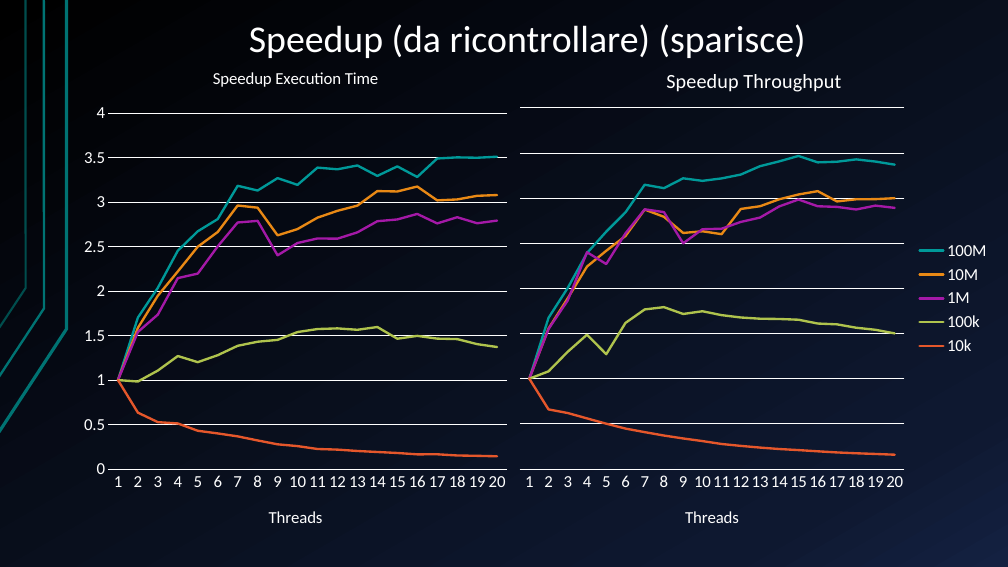
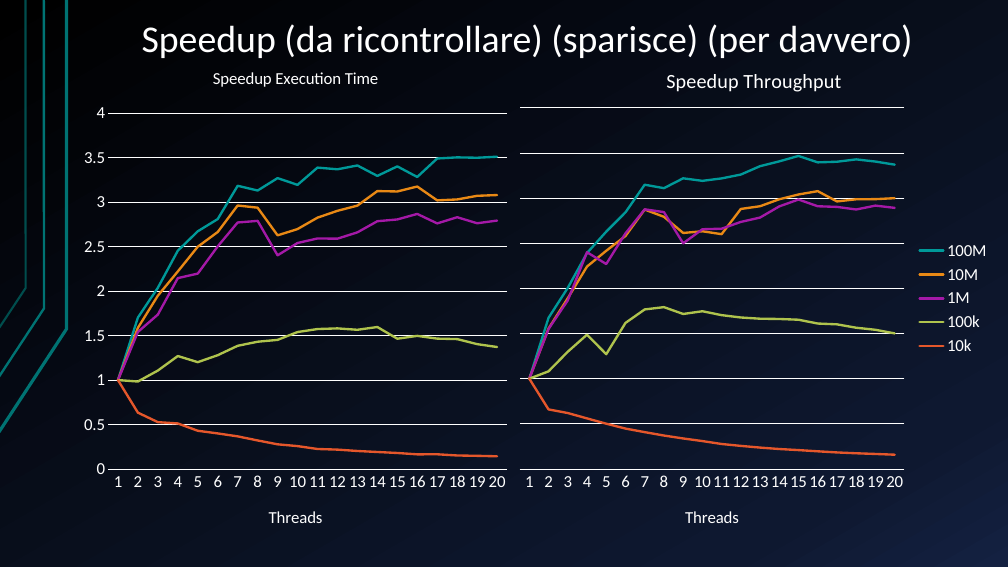
Before and after one commit to glmquint/K-Means-local, a slide deck: slide 7 of documentazione/presentazione.pptx. Drawn at 1008x567 pixels with LibreOffice and Linux fonts; fonts in the diff are those of the drawing. Boxes give left, top, right and bottom in pixels: in the first picture for what was removed or moved away, otherwise in the second. Text is boxed around its words. In the diff, an @@ line names an element or a change of style, - is before the commit and + after.

```diff
--- a/documentazione/presentazione.pptx
+++ b/documentazione/presentazione.pptx
@@ title at (142, 24, 913, 58): text changed @@
-Speedup (da ricontrollare) (sparisce)
+Speedup (da ricontrollare) (sparisce) (per davvero)
```
Also in this commit, not shown: 8 other slides changed.
